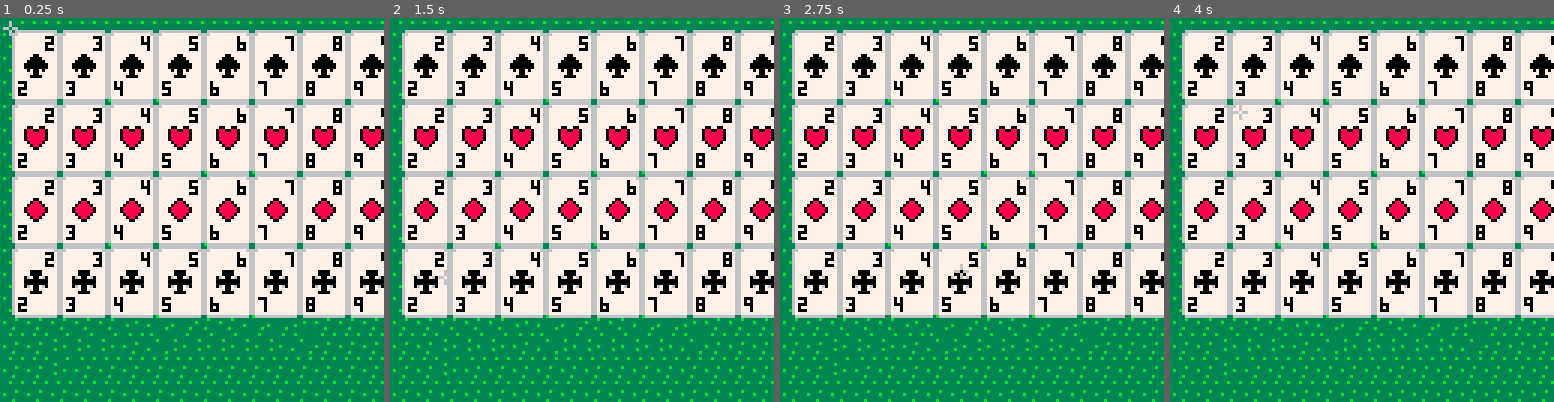
Above: before the commit, frames 1-4 (left to right).
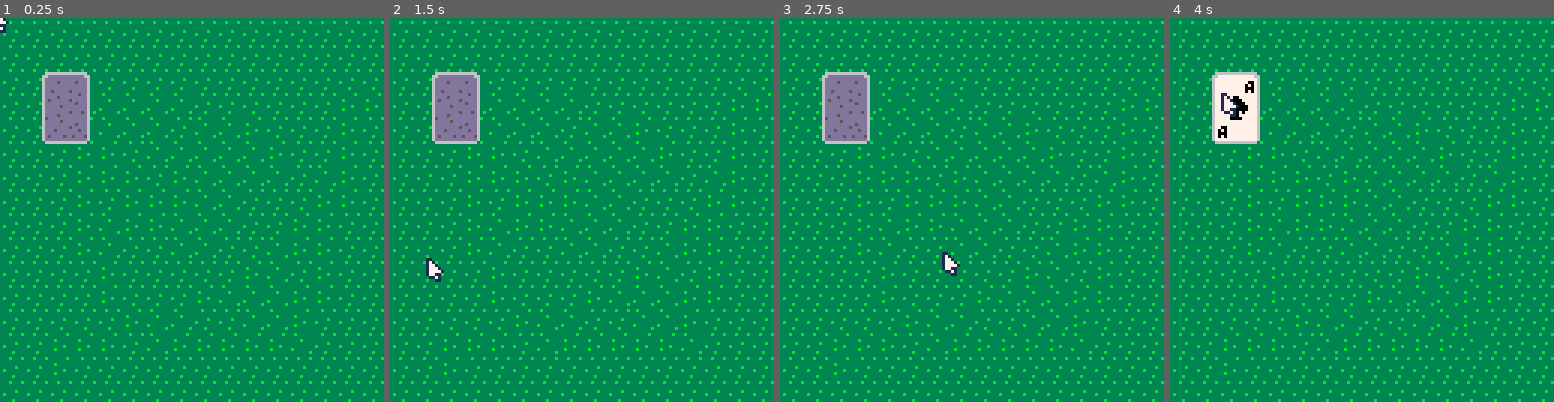
Above: after the commit, the same moments.

Repository: yoazmenda/Solitare
Game: PICO-8 cartridge solitare.p8
Two runs of this game, one before a commit and one after it. Both use one fixed random seed, a clock stepped at 60 frames per second and the inputs below.
Inputs (mouse positions are in pixels of both pictures, inside the frame that each line leads up to):
- Up to frame 1 (0.25 s): no input
- Up to frame 2 (1.5 s): click (670, 121) at 0.67 s; click (436, 267) at 1.22 s
- Up to frame 3 (2.75 s): click (887, 114) at 1.77 s; click (952, 259) at 2.32 s
- Up to frame 4 (4 s): click (1404, 106) at 2.87 s; click (1465, 256) at 3.42 s; click (1231, 102) at 3.97 s

The runs differ from the first frame. In frame 1, 72% of the frame differs, in the area x 0-100%, y 0-79%; in frame 2, 72%; in frame 3, 72%; in frame 4, 71%.

Commit message:
implement mouse, improve cards

Diff:
--- a/Card.lua
+++ b/Card.lua
@@ -2,19 +2,20 @@
 Card = {}
 Card.__index = Card
 
--- Constructor
 function Card:new(rank, suit, x, y)
     local card = {
         rank = rank,
         suit = suit,
-        x = x or 0,
-        y = y or 0
+        x = x or 0, -- Position for dragging
+        y = y or 0,
+        is_dragging = false, -- Track drag state
+        offset_x = 0, -- Offset from mouse click
+        offset_y = 0
     }
     setmetatable(card, Card)
     return card
 end
 
--- Method to draw the card
 function Card:draw()
     -- Draw base
     spr(2, self.x, self.y, 2, 3)
@@ -37,3 +38,8 @@
     print(self.rank, rank_x, self.y + 2, 0) -- Top rank
     print(self.rank, self.x + 2, self.y + 17, 0) -- Bottom rank
 end
+
+-- Check if mouse is over this card
+function Card:is_hovered(mx, my)
+    return is_point_in_rect(mx, my, self.x, self.y, 16, 24)
+end
--- /dev/null
+++ b/Deck.lua
@@ -0,0 +1,36 @@
+Deck = {}
+Deck.__index = Deck
+
+function Deck:new()
+    local deck = {
+        cards = {},
+        x = 14, -- Deck position
+        y = 18
+    }
+    setmetatable(deck, Deck)
+
+    local suits = {"h", "d", "c", "s"} -- Hearts, Diamonds, Clubs, Spades
+    local values = {"2", "3", "4", "5", "6", "7", "8", "9", "10", "J", "Q", "K", "A"}
+
+    for _, suit in ipairs(suits) do
+        for _, value in ipairs(values) do
+            add(deck.cards, Card:new(value, suit, deck.x, deck.y))
+        end
+    end
+
+    return deck
+end
+
+function Deck:draw()
+    -- Draw deck sprite
+    spr(007, self.x, self.y, 2, 3)
+end
+
+function Deck:draw_top_card()
+    if #self.cards > 0 then
+        local card = self.cards[#self.cards] -- Get top card
+        del(self.cards, card) -- Remove it from deck
+        return card
+    end
+    return nil
+end
--- /dev/null
+++ b/InputHandler.lua
@@ -0,0 +1,59 @@
+InputHandler = {}
+InputHandler.__index = InputHandler
+
+function InputHandler:new()
+    local input = {
+        ms_x = 0,
+        ms_y = 0,
+        is_clicked = {
+            left = false,
+            prev_left = false
+        },
+        dragged_card = nil
+    }
+    setmetatable(input, InputHandler)
+    return input
+end
+
+function InputHandler:update_mouse()
+    -- Save previous state before updating
+    self.is_clicked.prev_left = self.is_clicked.left
+
+    -- Update mouse position
+    self.ms_x = stat(32) - 3
+    self.ms_y = stat(33) - 3
+
+    -- Get mouse button states
+    local buttons = stat(34)
+    self.is_clicked.left = (buttons & 0x1) != 0
+end
+
+function InputHandler:handle_click(deck, open_card)
+    -- Single-click logic
+    if self.is_clicked.left and not self.is_clicked.prev_left then
+        if is_point_in_rect(self.ms_x, self.ms_y, deck.x, deck.y, 16, 24) then
+            return deck:draw_top_card() -- Open a new card
+        end
+    end
+    return open_card
+end
+
+function InputHandler:handle_drag(open_card)
+    if self.is_clicked.left then
+        if self.dragged_card == nil then
+            -- Check if mouse is over the open card to start dragging
+            if open_card and open_card:is_hovered(self.ms_x, self.ms_y) then
+                self.dragged_card = open_card
+                self.dragged_card.offset_x = self.ms_x - self.dragged_card.x
+                self.dragged_card.offset_y = self.ms_y - self.dragged_card.y
+            end
+        else
+            -- Move the dragged card
+            self.dragged_card.x = self.ms_x - self.dragged_card.offset_x
+            self.dragged_card.y = self.ms_y - self.dragged_card.offset_y
+        end
+    else
+        -- Drop the card when mouse is released
+        self.dragged_card = nil
+    end
+end
--- a/solitare.p8
+++ b/solitare.p8
@@ -3,52 +3,103 @@
 __lua__
 
 #include Card.lua
+#include Deck.lua
+#include InputHandler.lua
 
-function render_all_cards()
-    -- Define ranks and suits
-    local ranks = {"2", "3", "4", "5", "6", "7", "8", "9", "10", "j", "q", "k", "a"}
-    local suits = {"s", "h", "d", "c"} -- spades, hearts, diamonds, clubs
+ms_x = 63
+ms_y = 63
 
-    -- Loop through suits and ranks
-    for i = 1, #suits do
-        for j = 1, #ranks do
-            -- Calculate position for each card
-            local x = 16 * (j - 1) + 4 -- 16 pixels per card horizontally, with 4px margin
-            local y = 24 * (i - 1) + 4 -- 24 pixels per card vertically, with 4px margin
+deck = {}
 
-            -- Create a card object
-            local card = Card:new(ranks[j], suits[i], x, y)
+deck_x = 14
+deck_y = 18
 
-            -- Draw the card
-            card:draw()
+card_width = 16
+card_height = 24
+
+deck_clicked = false
+
+is_clicked = {
+    left = false,
+    right = false,
+    middle = false
+}
+open_card = nil
+
+function _init()
+    poke(0x5f2d, 1) -- Enable mouse
+
+    deck = Deck:new()
+    input = InputHandler:new()
+    open_card = nil
+end
+
+
+function initializeDeck()
+    local deck = {}
+    local suits = {"h", "d", "c", "s"} -- Hearts, Diamonds, Clubs, Spades
+    local values = {"2", "3", "4", "5", "6", "7", "8", "9", "10", "J", "Q", "K", "A"}
+
+    for _, suit in ipairs(suits) do
+        for _, value in ipairs(values) do
+            add(deck, Card:new(value, suit))
+        end
+    end
+
+    return deck
+end
+
+function update_mouse()
+	-- Update mouse position
+	ms_x = stat(32) - 3
+	ms_y = stat(33) - 3
+
+	-- Get mouse button states (bitfield)
+	local buttons = stat(34)
+
+	-- Update `is_clicked` variables
+	is_clicked.left = (buttons & 0x1) != 0
+	is_clicked.right = (buttons & 0x2) != 0
+	is_clicked.middle = (buttons & 0x4) != 0
+end
+
+function update_open_card()
+    if is_clicked.left then
+        if ms_x >= deck_x and ms_x <= deck_x + card_width and ms_y >= deck_y and ms_y <= deck_y + card_height then
+            open_card = drawTopCard(deck)
         end
     end
 end
 
-ms_x = 63
-ms_y = 63
-
-function _init()
-	-- enable mouse
-	poke(0x5f2d, 1)
+function _update()
+    input:update_mouse()
+    open_card = input:handle_click(deck, open_card)
+    input:handle_drag(open_card)
 end
 
-function _update()
-	ms_x = stat(32)
-	ms_y = stat(33)
+
+-- Function to check if a point (px, py) is within a rectangle (rx, ry, rw, rh)
+function is_point_in_rect(px, py, rx, ry, rw, rh)
+    return px >= rx and px <= (rx + rw) and py >= ry and py <= (ry + rh)
 end
 
 function _draw()
-	cls()
+    cls()
+    map(0, 0, 0, 0, 16, 16) -- Draw background
+    deck:draw() -- Draw deck
 
-	-- draw background
-	map(0, 0, 0, 0, 16, 16)
+    if open_card then
+        open_card:draw()
+    end
 
-	-- draw card
-	render_all_cards()
+    -- Draw mouse
+    spr(1, input.ms_x, input.ms_y)
+end
 
-	-- draw mouse
-	spr(1, ms_x, ms_y)
+function drawTopCard(deck)
+    local card = deck[#deck] -- Get the top card (last element)
+    del(deck, card) -- Remove the top card from the deck
+    return card
 end
 
 
Not shown, changed: 24 lines of the sprite sheet (__gfx__) section of solitare.p8
Not shown, added: solitare.html
Not shown, changed: solitare.js
